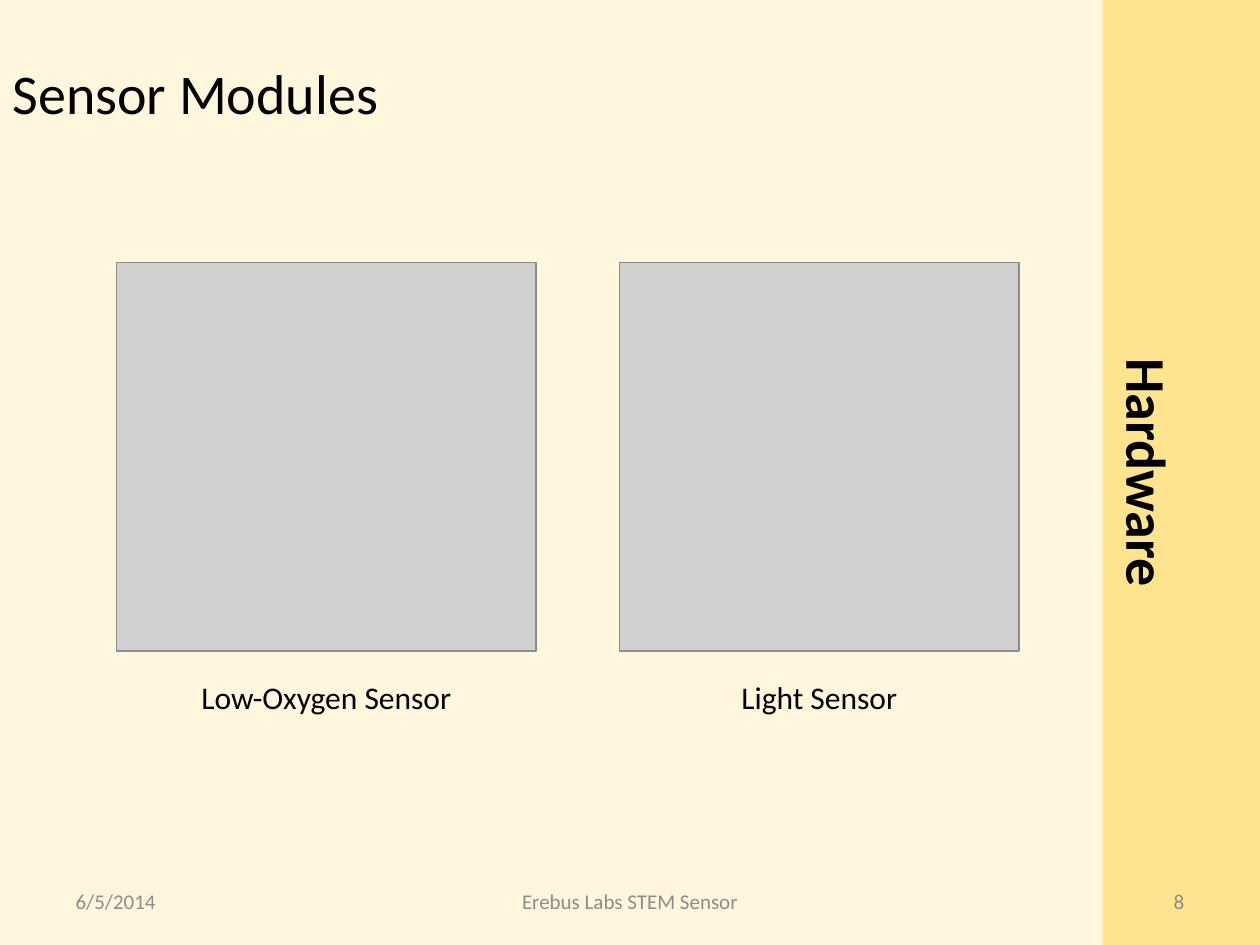
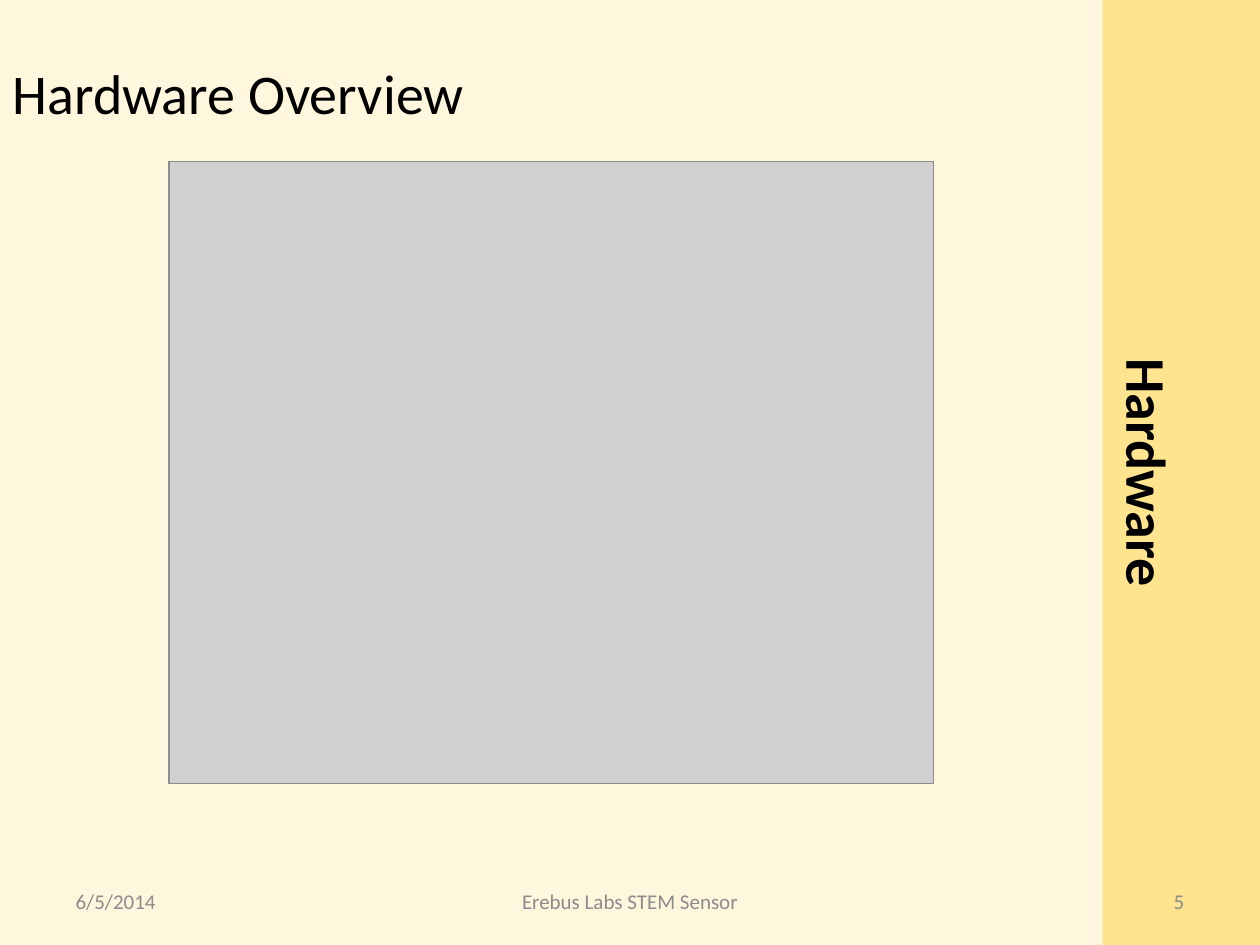
Before and after one commit to erebus-labs/PSU-VOC-SENSOR-2K14, a slide deck: slide 5 of Documents/source_documents/Presentation.pptx (slide 8 before the commit). Drawn at 1260x945 pixels with LibreOffice and Linux fonts; fonts in the diff are those of the drawing; grey boxes stand for pictures. Boxes give left, top, right and bottom in pixels: in the first picture for what was removed or moved away, otherwise in the second. Text is boxed around its words. In the diff, an @@ line names an element or a change of style, - is before the commit and + after.

```diff
--- a/Documents/source_documents/Presentation.pptx
+++ b/Documents/source_documents/Presentation.pptx
@@ text at bbox=[13, 75, 463, 115]: text changed @@
-Sensor Modules
+Hardware Overview
@@ picture added at bbox=[169, 161, 934, 784] @@
@@ picture removed at bbox=[116, 262, 536, 650] @@
@@ picture removed at bbox=[620, 262, 1019, 650] @@
@@ text removed at bbox=[201, 688, 451, 715] @@
-Low-Oxygen Sensor
@@ text removed at bbox=[741, 687, 896, 715] @@
-Light Sensor
@@ page number at bbox=[1174, 895, 1185, 909]: text changed @@
-8
+5
```
Also in this commit, not shown: 3 other slides changed, 7 slides added.
